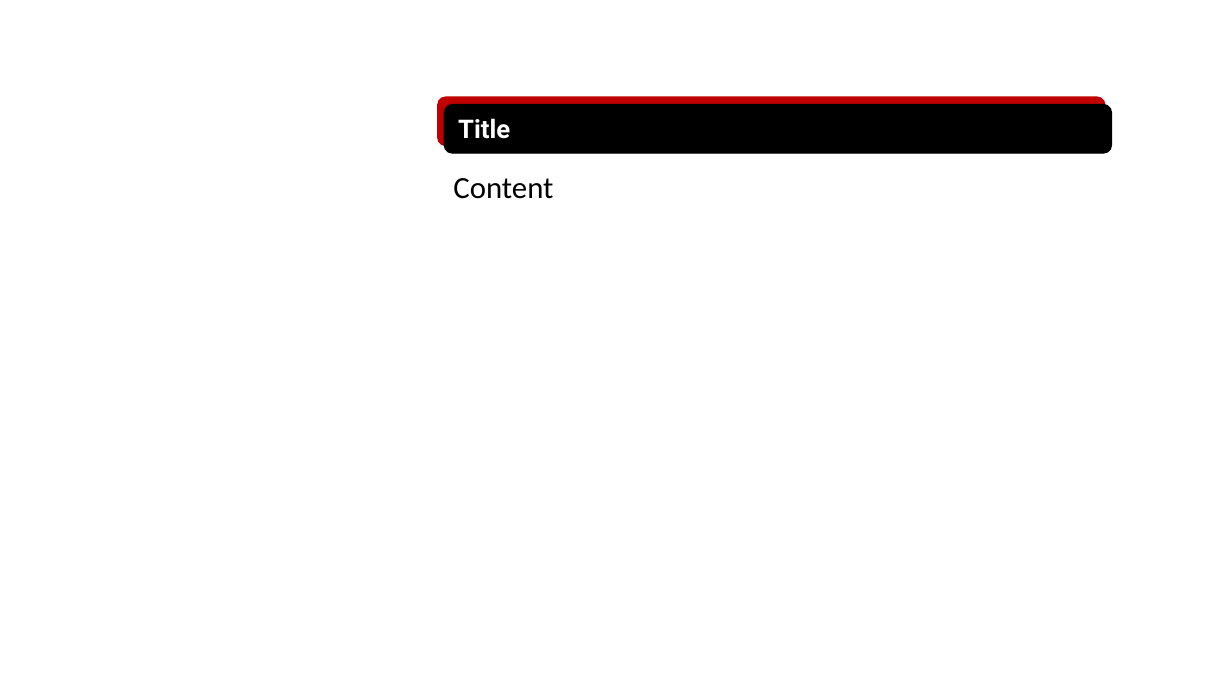
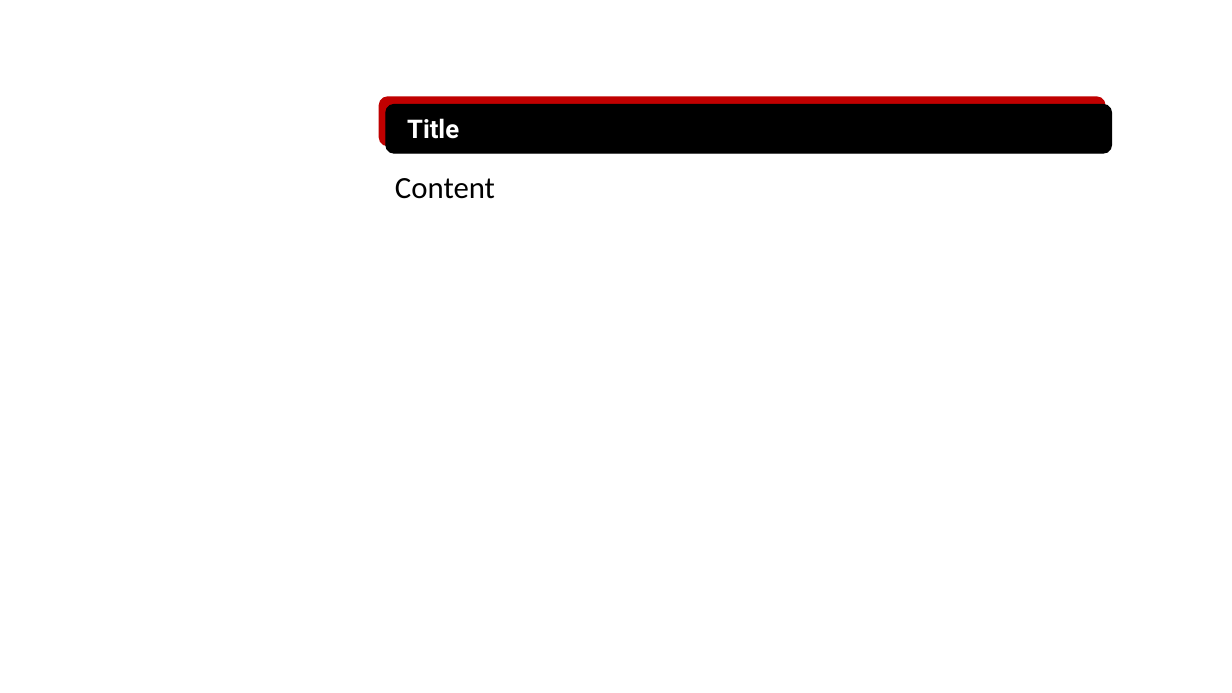
Before and after one commit to azminewasi/10MS-Automation-Support, a slide deck: slide 2 of LL/Content/Content.pptx (slide 1 before the commit). Drawn at 1232x693 pixels with LibreOffice and Linux fonts; fonts in the diff are those of the drawing. Boxes give left, top, right and bottom in pixels: in the first picture for what was removed or moved away, otherwise in the second. Text is boxed around its words. In the diff, an @@ line names an element or a change of style, - is before the commit and + after.

```diff
--- a/LL/Content/Content.pptx
+++ b/LL/Content/Content.pptx
@@ rounded rectangle: place and size @@
-rounded rectangle at (438, 97, 1105, 146)
+rounded rectangle at (380, 97, 1105, 146)
@@ rounded rectangle: place and size @@
-rounded rectangle at (445, 104, 1112, 153)
+rounded rectangle at (386, 104, 1112, 153)
@@ text "Title": place and size @@
-text "Title" at (458, 118, 510, 139)
+text "Title" at (407, 118, 459, 139)
@@ text "Content": place and size @@
-text "Content" at (453, 178, 553, 199)
+text "Content" at (395, 178, 495, 199)
```
Also in this commit, not shown: 1 slide added, 1 other file.
